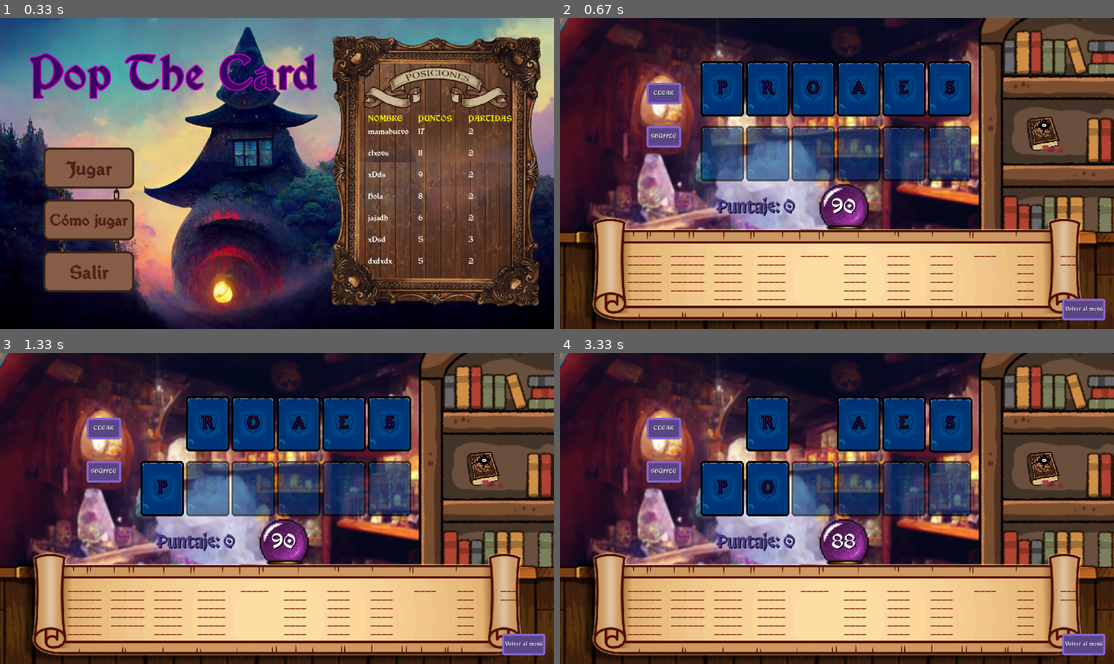
Above: before the commit, frames 1-4 (two rows, left to right).
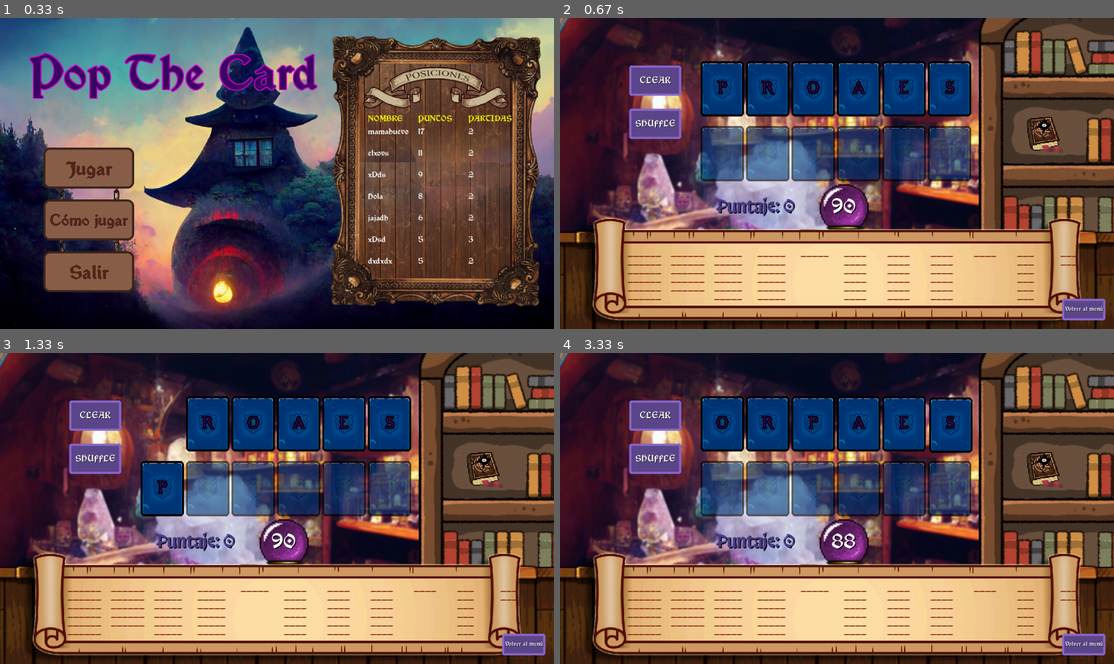
Above: after the commit, the same moments.

Repository: juliancz-a/SP_GRUPO_5_Pygame
Game: pygame game, started from code/class_game.py
The game is run twice, just before and just after one commit, with the same random seed, the same clock (stepped at 60 frames per second) and the same inputs.
Inputs (mouse positions are in pixels of both pictures, inside the frame that each line leads up to):
- Up to frame 1 (0.33 s): no input
- Up to frame 2 (0.67 s): click "Jugar" at 0.38 s
- Up to frame 3 (1.33 s): press the mouse at (520, 645) at 0.7 s; move the mouse to (332, 545) at 0.8 s; release the mouse at (144, 446) at 0.93 s
- Up to frame 4 (3.33 s): press the mouse at (1080, 645) at 1.58 s; move the mouse to (936, 527) at 1.68 s; release the mouse at (792, 405) at 1.82 s; press the mouse at (654, 458) at 2.92 s; move the mouse to (654, 433) at 3.02 s; release the mouse at (659, 412) at 3.15 s; press the mouse at (947, 424) at 3.25 s

Frame 1 is identical in both runs. In frame 2, 1.9% of the frame differs, in the area x 12-22%, y 15-42%; in frame 3, 1.9%; in frame 4, 7.4%, in the area x 12-50%, y 13-53%.

Commit message:
gifs_commit

Diff:
--- a/code/data/config/assets_cfg.py
+++ b/code/data/config/assets_cfg.py
@@ -40,7 +40,7 @@
 
 
 # PLAY WINDOW ASSETS
-join_button = {"box": Box((750,420), (80,50)),
+join_button = {"box": Box((750,390), (160,70)),
                "colors": ["mediumpurple4", "mediumpurple3", "mediumpurple3"],
                "config" : [5, 5],
                "text" : ["¡Unir!", "white", FUENTE_1, 40, True]
@@ -53,14 +53,14 @@
               }
 
 clear_button = {
-              "box": Box((200, 150), (80, 50)),
+              "box": Box((160, 110), (120, 70)),
               "colors": ["mediumpurple4", "mediumpurple3", "mediumpurple3"],
               "config": [5, 5],
               "text": ["CLEAR", "white", FUENTE_1, 50, "shadow", 1, "black", True]
               }
 
 shuffle_buton = {
-              "box": Box((200, 250), (80, 50)),
+              "box": Box((160, 210), (120, 70)),
               "colors": ["mediumpurple4", "mediumpurple3", "mediumpurple3"],
               "config": [5, 5],
               "text": ["SHUFFLE", "white", FUENTE_1, 50, "shadow", 1, "black", True],
--- a/code/game_states/class_play.py
+++ b/code/game_states/class_play.py
@@ -21,7 +21,7 @@
         #BOTONES
         self.comodin_button = Image(COMODIN, (1070, 220), (100,100), image_hover_path=COMODIN_HOVER,  press_sound=PRESS_COMODIN_SOUND)
 
-        self.join_button = Box((750,420), (80,50))
+        self.join_button = Box((770,400), (120,70))
         self.menu_button = PLAY_ASSETS[0]["box"]
         self.clear_button = PLAY_ASSETS[1]["box"]
         self.shuffle_button = PLAY_ASSETS[2]["box"]
@@ -81,7 +81,7 @@
 
         if count_select_letters(self.cards_cfg["selected_letters"]) > 2:
             self.join_button.draw_box(self.surface, 10, 5)
-            self.join_button.draw_text(self.surface, "¡Unir!", "navy", FUENTE_1, 60, center=True)
+            self.join_button.draw_text(self.surface, "¡Unir!", "white", FUENTE_1, 60, "shadow", 1, "black", center=True)
 
         self.timer.draw_text(self.surface, str(tiempo_restante), "white", FUENTE_4, font_size=275, center=True,outline="shadow", outline_thickness=2)
         self.score_text.draw_text(self.surface, f"Puntaje: {str(self.score)}", "darkslateblue", FUENTE_4, font_size=125, center=True,outline="shadow", outline_thickness=2)
Binary file added: code/data/markdown/clear_button.gif
Binary file added: code/data/markdown/comodin_button.gif
Binary file changed: code/data/markdown/selection_gif.gif
Binary file added: code/data/markdown/shuffle_button.gif
